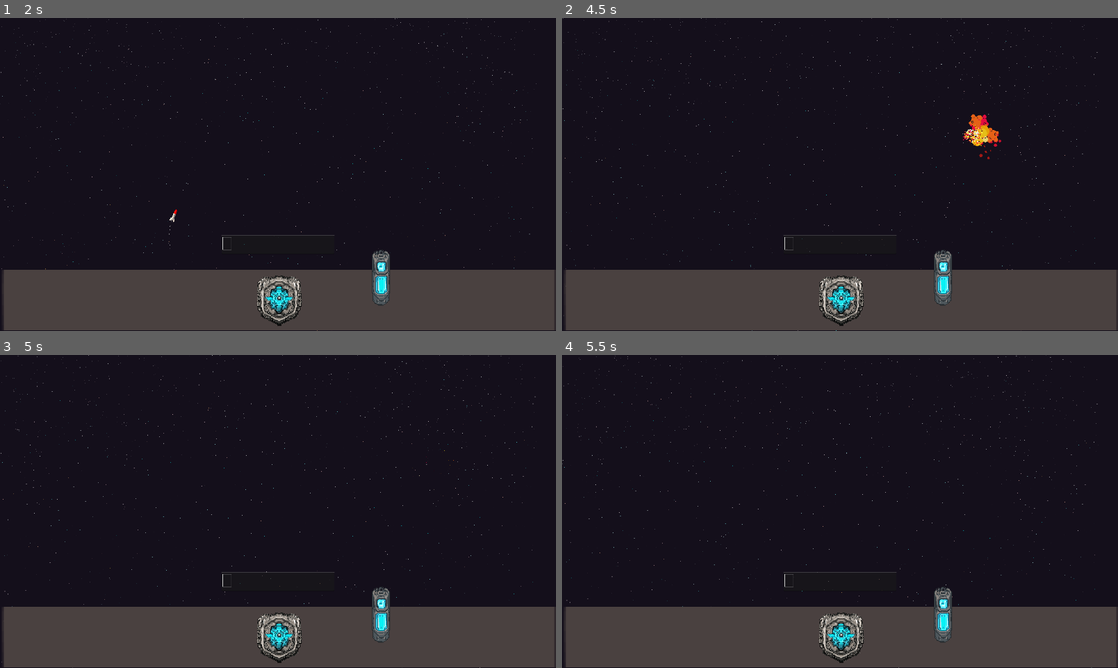
Above: before the commit, frames 1-4 (two rows, left to right).
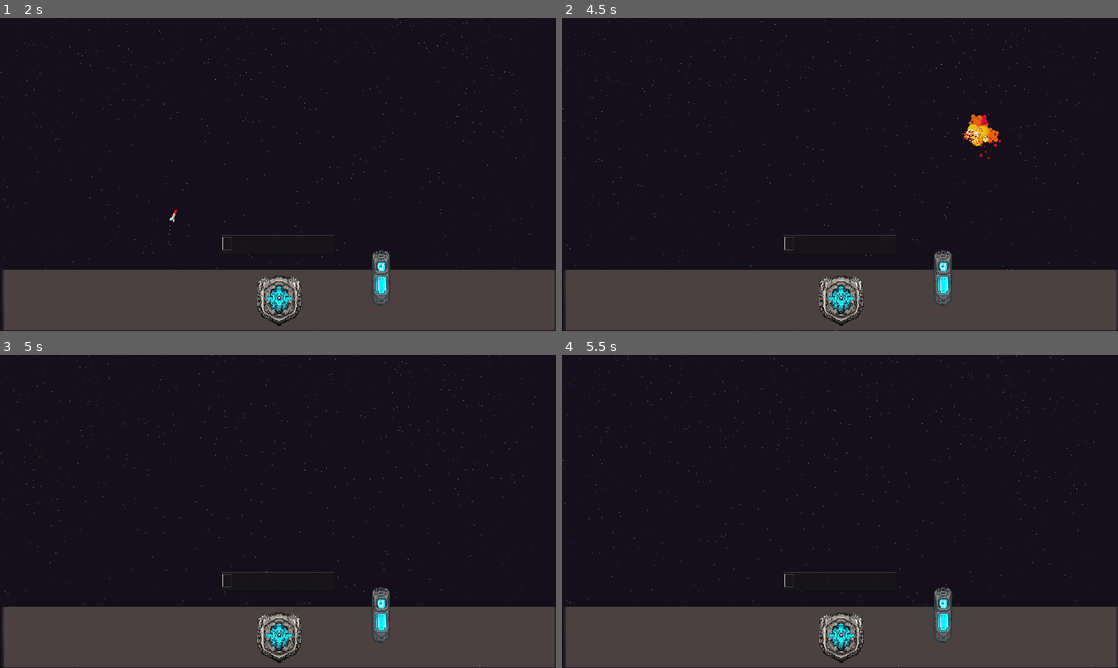
Above: after the commit, the same moments.

Repository: HephaistosForge/LinguaCaelestia
Game: Godot game, scene res://ui/main_menu/main_menu.tscn
Same seed, same stepped clock (60 frames per second), same inputs: the game is played once before the commit and once after it. Sound files missing from this copy of the repository are replaced by a short silence.
Inputs (mouse positions are in pixels of both pictures, inside the frame that each line leads up to):
- Up to frame 1 (2 s): click "Play" at 0.5 s; click (278, 243) at 1.27 s; type "bibliothek" at 1.35 s
- Up to frame 2 (4.5 s): no input
- Up to frame 3 (5 s): no input
- Up to frame 4 (5.5 s): no input

Frame 1 is identical in both runs. In frame 2, less than 0.1% of the frame differs, in the area x 13-77%, y 3-40%; in frame 3, less than 0.1%; in frame 4, less than 0.1%.

Commit message:
add background music to scene

Diff:
--- a/audio/AudioManager.gd
+++ b/audio/AudioManager.gd
@@ -1,6 +1,7 @@
 extends Node
 
 const background_music = [
+	preload("res://audio/soundtrack.mp3")
 	]
 
 const alarm = []
